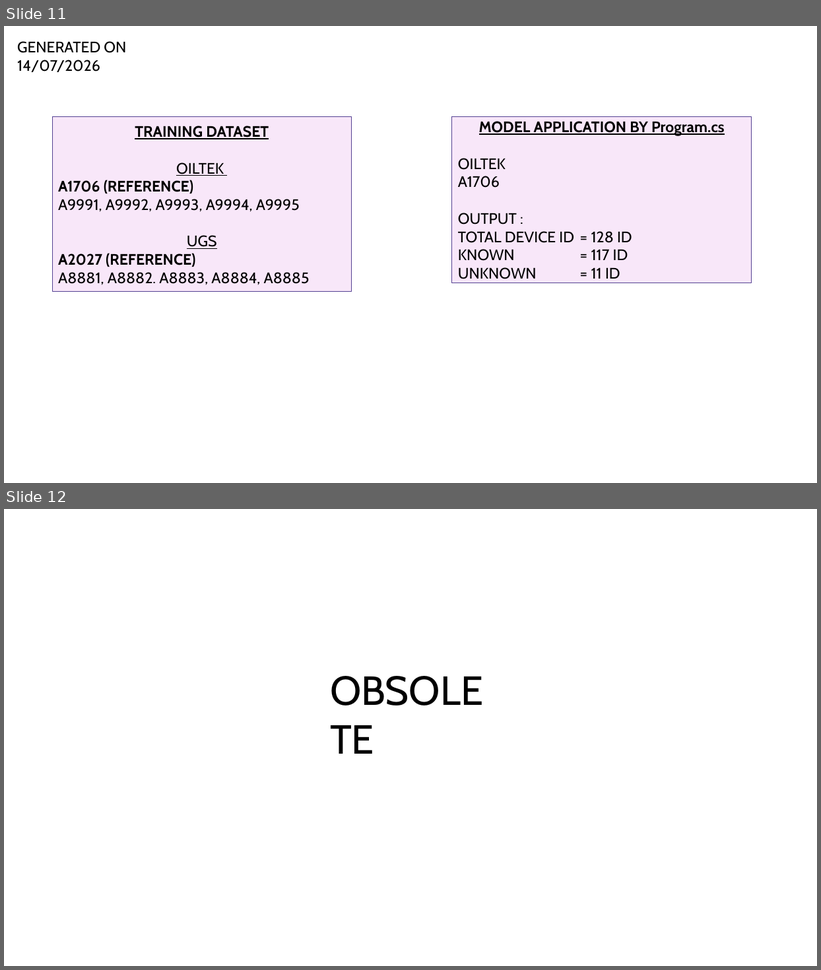
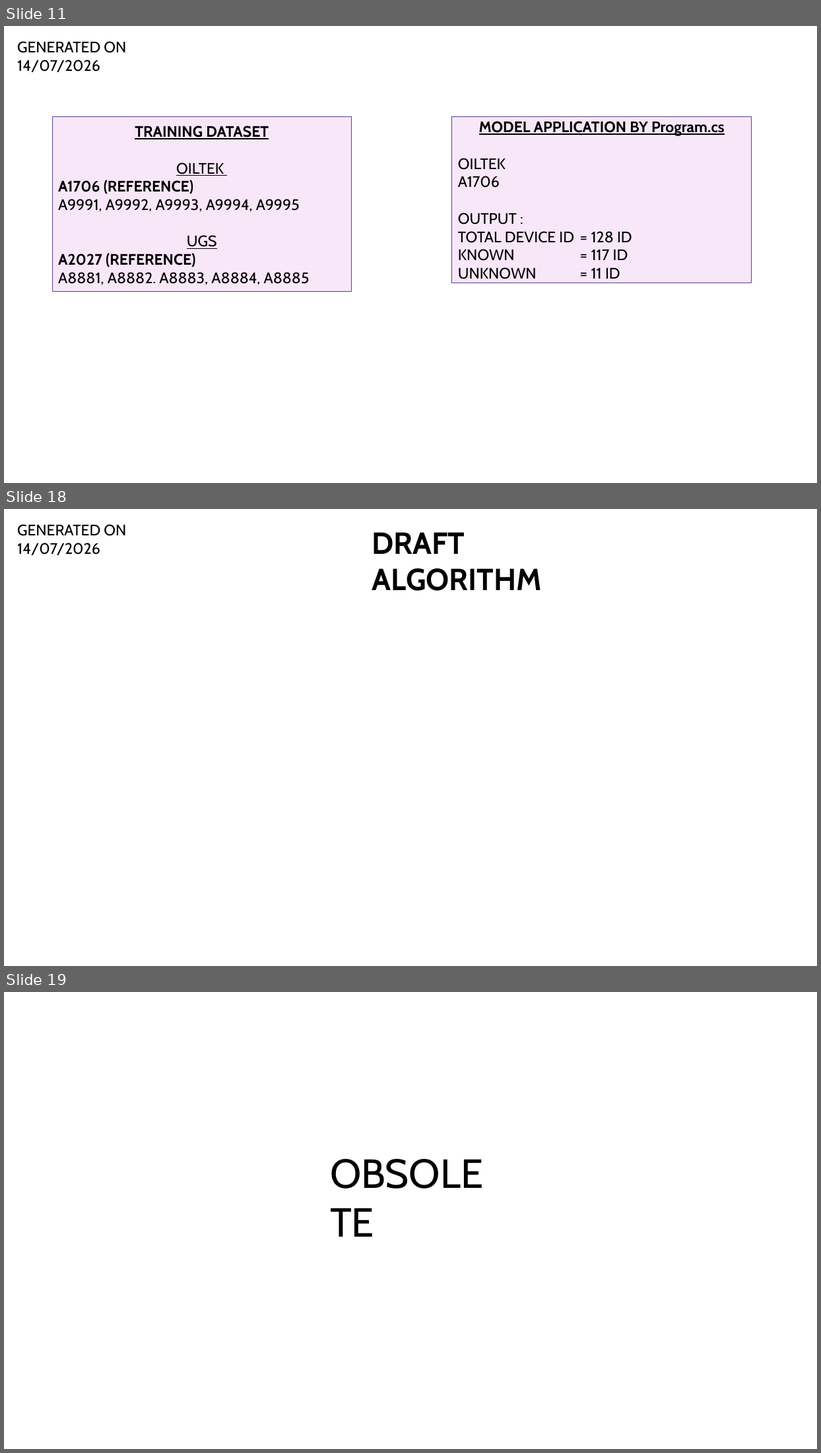
Before and after one commit to Syaziyah30/DeviceCluster, a slide deck: 1.training_model/supplementary/Device Identifier 20260520.pptx. Shown one above the other, each under a label of ours: slides 11 and 12 before the commit, slides 11, 18 and 19 after it; the slides between them are not shown. The pictures are 821x970 and 821x1453 pixels, drawn with LibreOffice and Linux fonts; fonts in the diff are those of the drawing. Boxes give left, top, right and bottom in pixels: in the first picture for what was removed or moved away, otherwise in the second. Text is boxed around its words. In the diff, an @@ line names an element or a change of style, - is before the commit and + after.

```diff
--- a/1.training_model/supplementary/Device Identifier 20260520.pptx
+++ b/1.training_model/supplementary/Device Identifier 20260520.pptx
@@ slide 18 added at (4, 509, 817, 966), background #FFFFFF @@
@@ text added at (17, 524, 126, 555), 18 pt, text #000000 @@
+GENERATED ON 14/07/2026
@@ text added at (372, 532, 542, 591), 36 pt, text #000000, bold @@
+DRAFT ALGORITHM
@@ what was slide 12 is now slide 19 @@
```
Also in this commit, not shown: 6 other slides added, 3 other files.
